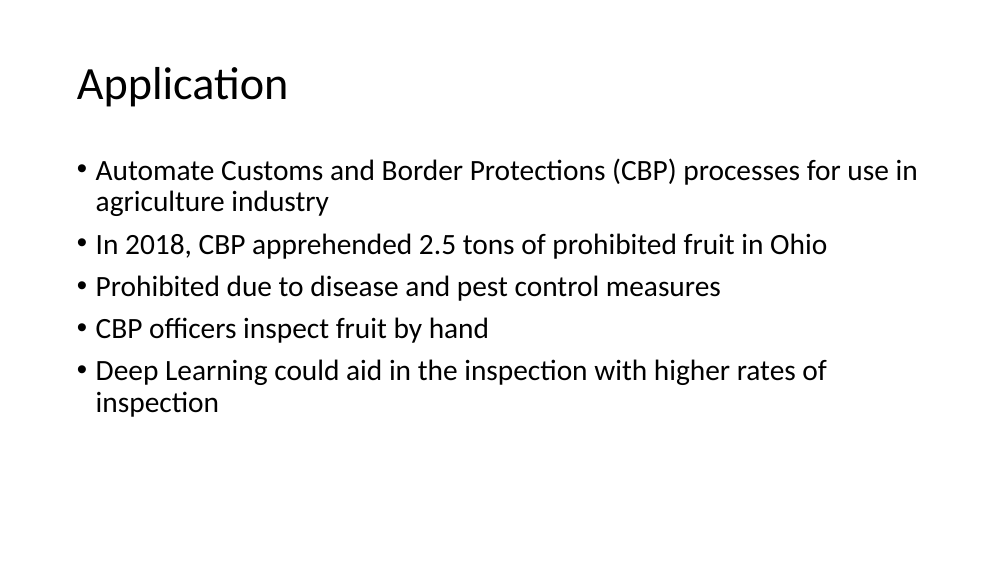
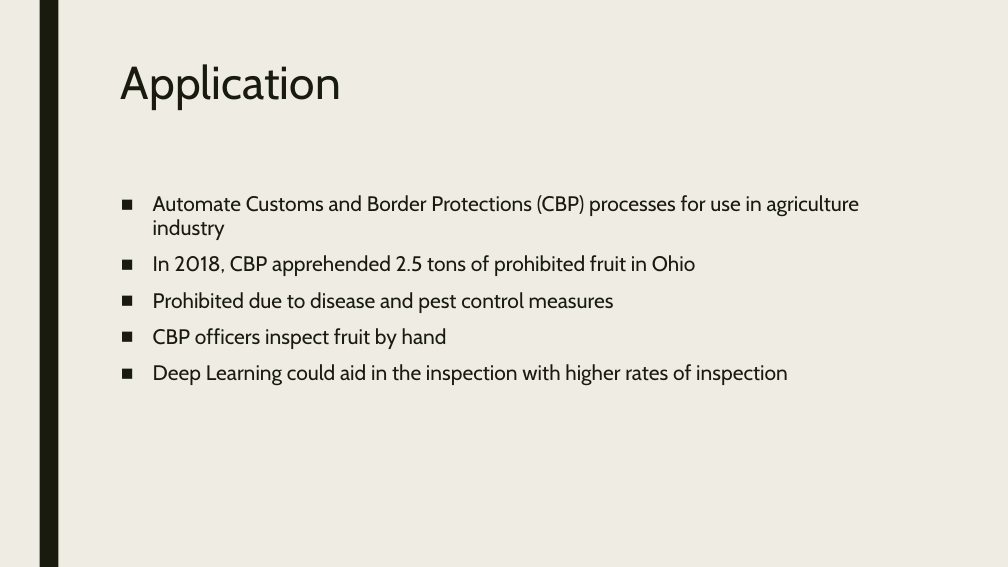
Before and after one commit to htappa/CNN-ImageClassification, a slide deck: slide 3 of Final-Group-Presentation/Group4ProjectPresentation.pptx. Drawn at 1008x567 pixels with LibreOffice and Linux fonts; fonts in the diff are those of the drawing. Boxes give left, top, right and bottom in pixels: in the first picture for what was removed or moved away, otherwise in the second. Text is boxed around its words. In the diff, an @@ line names an element or a change of style, - is before the commit and + after.

```diff
--- a/Final-Group-Presentation/Group4ProjectPresentation.pptx
+++ b/Final-Group-Presentation/Group4ProjectPresentation.pptx
@@ background #FFFFFF to #EFEDE3 @@
@@ rectangle added at box(39, 0, 58, 567), fill #191B0E @@
@@ title "Application": place and size @@
-title "Application" at box(77, 67, 289, 107)
+title "Application" at box(121, 64, 341, 110)
@@ title "Application" at box(121, 64, 341, 110): font Calibri to Cabin, text colour #000000 to #191B0E; line spacing 0.9 to 0.89; vertical alignment middle to top @@
@@ text "Automate Customs and Border Protections ...": place and size @@
-text "Automate Customs and Border Protections ..." at box(96, 158, 918, 417)
+text "Automate Customs and Border Protections ..." at box(153, 195, 860, 386)
@@ text "Automate Customs and Border Protections ..." at box(153, 195, 860, 386): size 28 to 20 pt, font Calibri to Cabin, text colour #000000 to #191B0E; bullet • to ■; line spacing 0.9 to 0.94; more space between paragraphs @@
```
Also in this commit, not shown: 8 other slides changed, 4 slides added, 2 slides removed, 1 other file.
